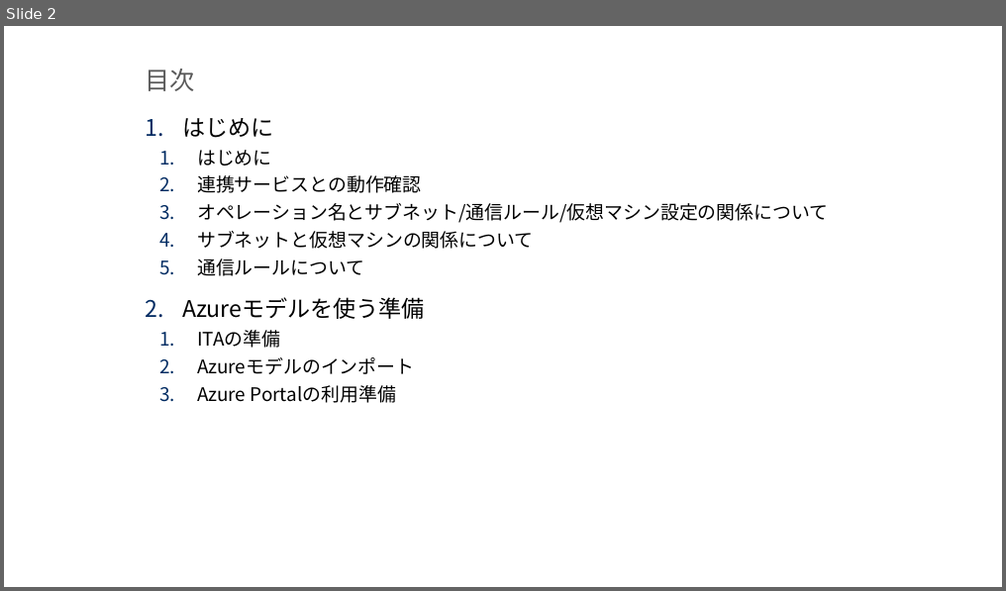
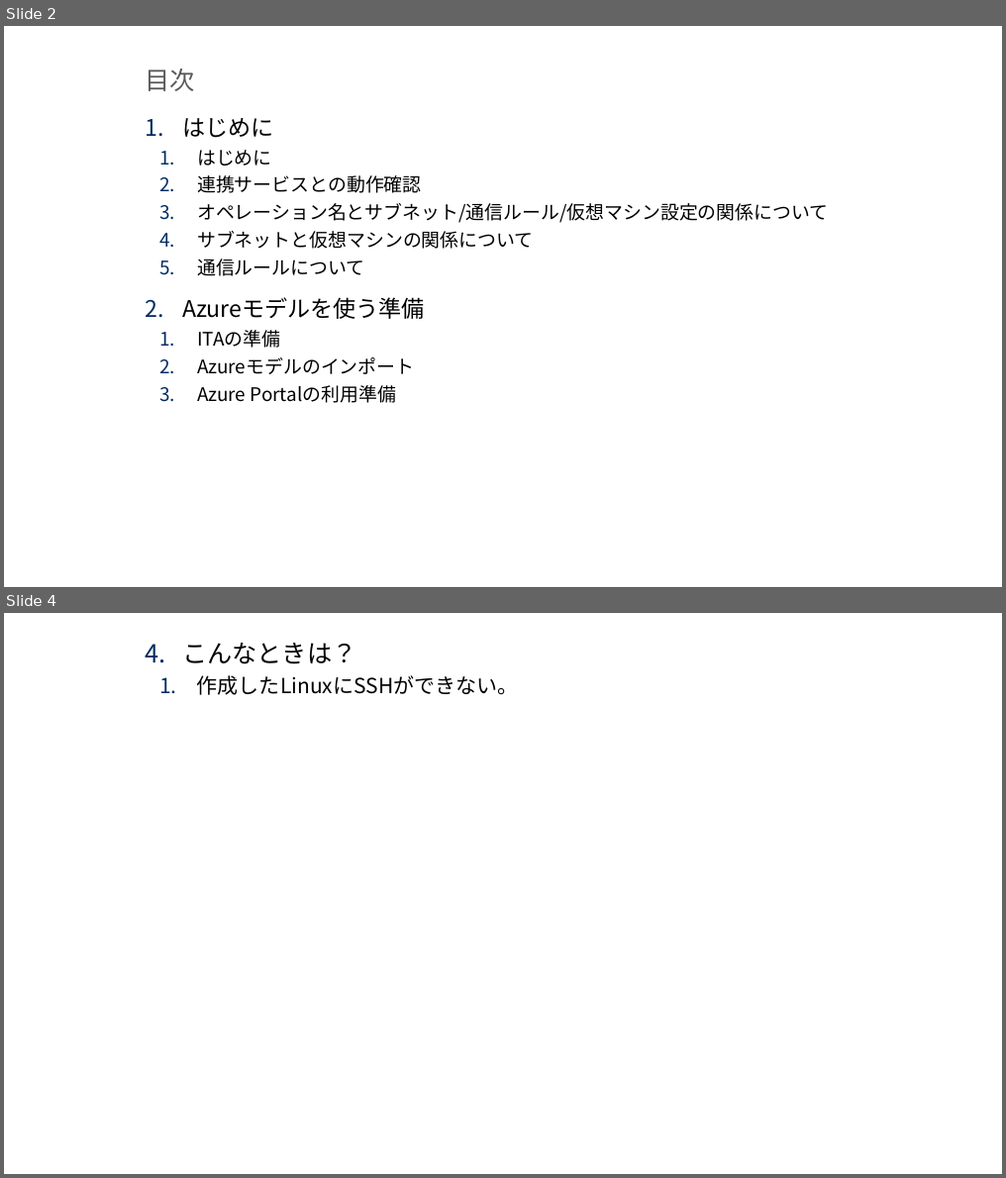
Before and after one commit to exastro-suite/it-automation-settingsamples-azure, a slide deck: docs/setting-samples-azure-install_ja.pptx. Shown one above the other, each under a label of ours: slide 2 before the commit, slides 2 and 4 after it; the slides between them are not shown. The pictures are 1006x591 and 1006x1178 pixels, drawn with LibreOffice and Linux fonts; fonts in the diff are those of the drawing; background and template pictures are left out. Boxes give left, top, right and bottom in pixels: in the first picture for what was removed or moved away, otherwise in the second. Text is boxed around its words. In the diff, an @@ line names an element or a change of style, - is before the commit and + after.

```diff
--- a/docs/setting-samples-azure-install_ja.pptx
+++ b/docs/setting-samples-azure-install_ja.pptx
@@ slide 4 added at [4,613,1002,1174], background picture (left out) @@
@@ text added at [182,643,519,695], 20 pt, text #000000 @@
+4. こんなときは？
+  1. 作成したLinuxにSSHができない。
```
Also in this commit, not shown: 1 slide changed, 2 other slides added, 1 other file.
